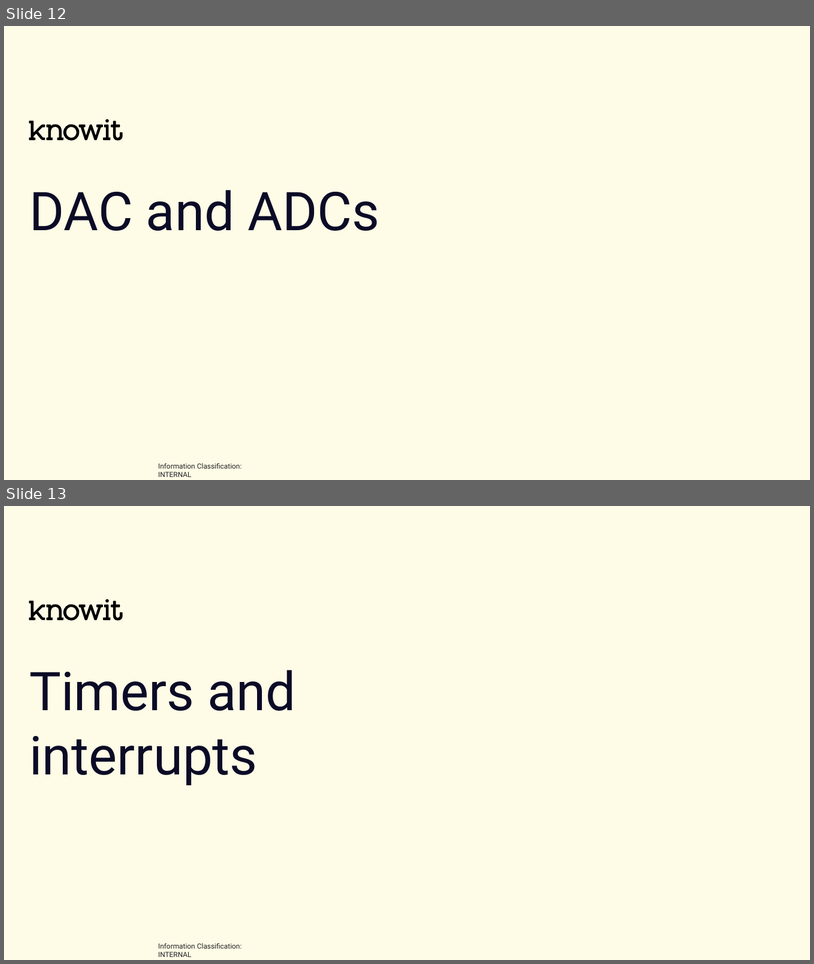
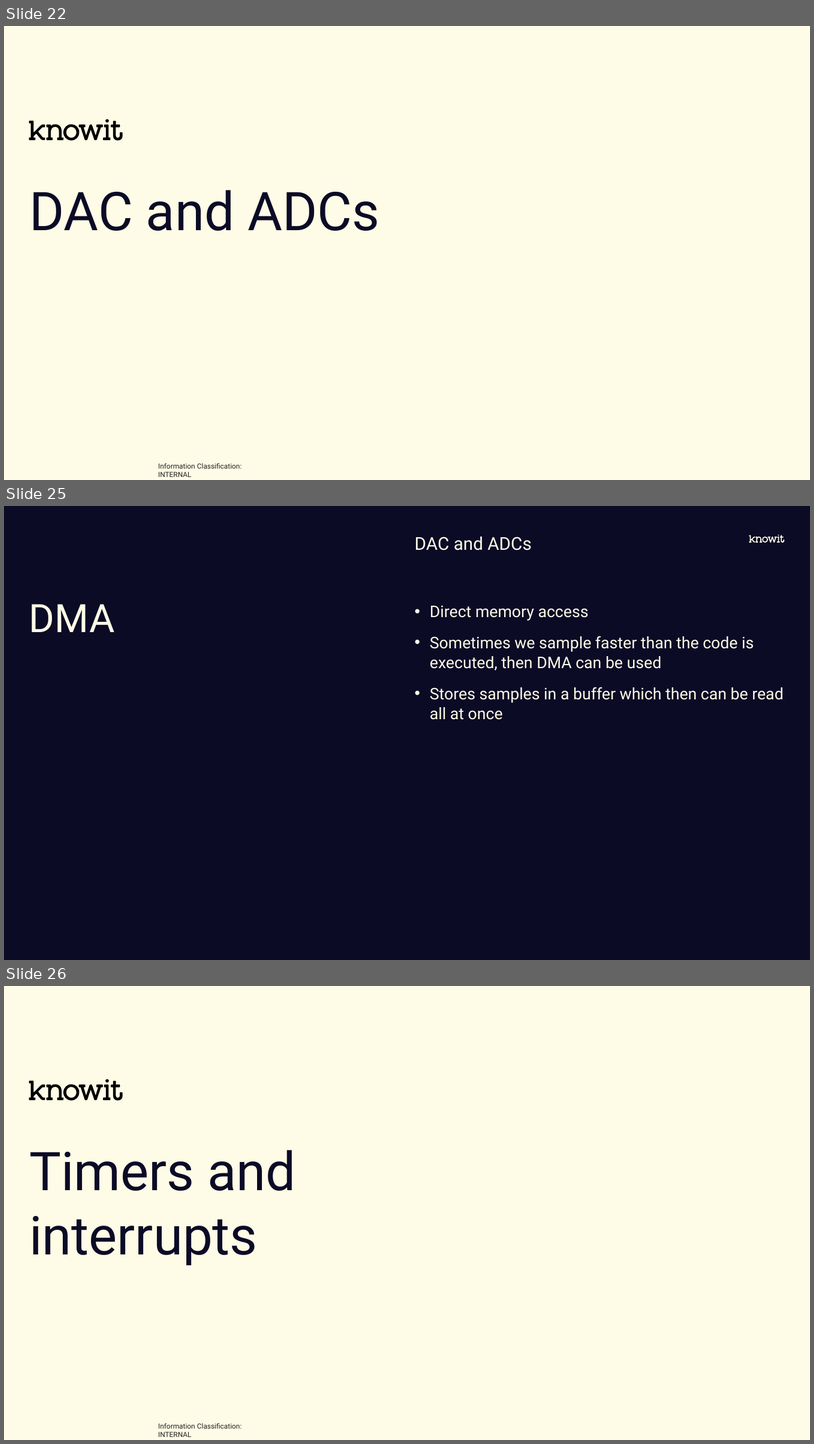
Before and after one commit to joelstr/knowit-embedded-academy, a slide deck: Electronics_and_HW_interfaces/Embedded academy - Electronics and HW interfaces.pptx. Shown one above the other, each under a label of ours: slides 12 and 13 before the commit, slides 22, 25 and 26 after it; the slides between them are not shown. The pictures are 814x964 and 814x1444 pixels, drawn with LibreOffice and Linux fonts; fonts in the diff are those of the drawing; background and template pictures are left out. Boxes give left, top, right and bottom in pixels: in the first picture for what was removed or moved away, otherwise in the second. Text is boxed around its words. In the diff, an @@ line names an element or a change of style, - is before the commit and + after.

```diff
--- a/Electronics_and_HW_interfaces/Embedded academy - Electronics and HW interfaces.pptx
+++ b/Electronics_and_HW_interfaces/Embedded academy - Electronics and HW interfaces.pptx
@@ slide 25 added at <box>4,506,810,960</box>, background #0B0B26 @@
@@ text added at <box>415,536,531,550</box>, 20 pt, text #FEFBE6 @@
+DAC and ADCs
@@ freeform shape added at <box>750,535,785,543</box>, fill #FEFBE6 @@
@@ title added at <box>29,604,115,632</box>, 44 pt, text #FEFBE6 @@
+DMA
@@ text added at <box>430,605,783,720</box>, 18 pt, text #FEFBE6 @@
+• Direct memory access
+• Sometimes we sample faster than the code is executed, then DMA can be used
+• Stores samples in a buffer which then can be read all at once
@@ what was slide 12 is now slide 22 @@
@@ what was slide 13 is now slide 26 @@
```
Also in this commit, not shown: 6 slides changed, 19 other slides added, 1 other file.
